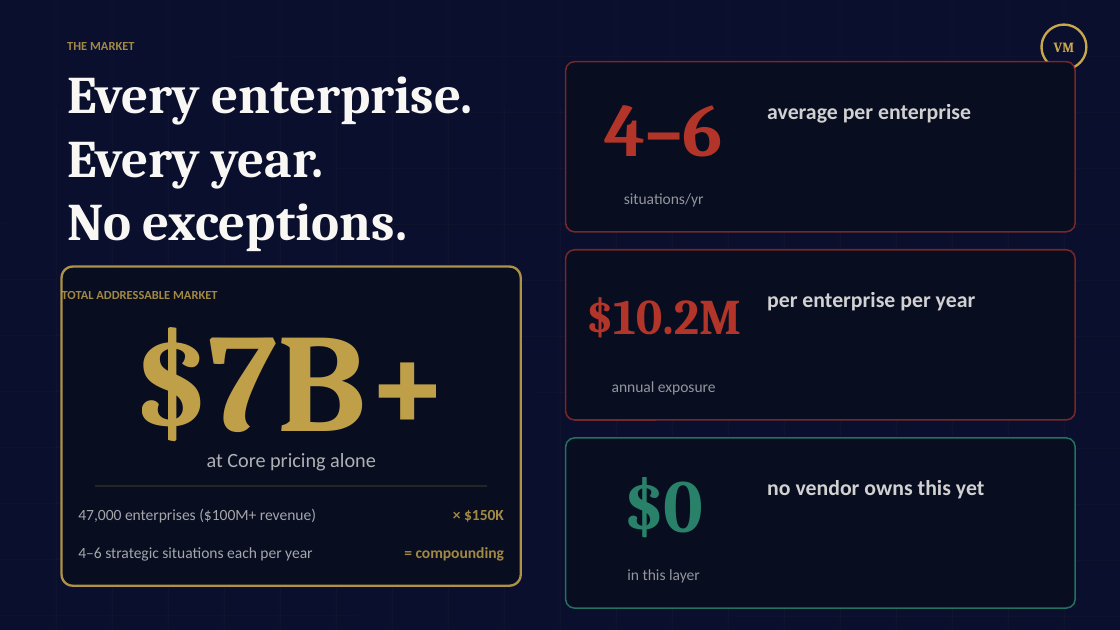
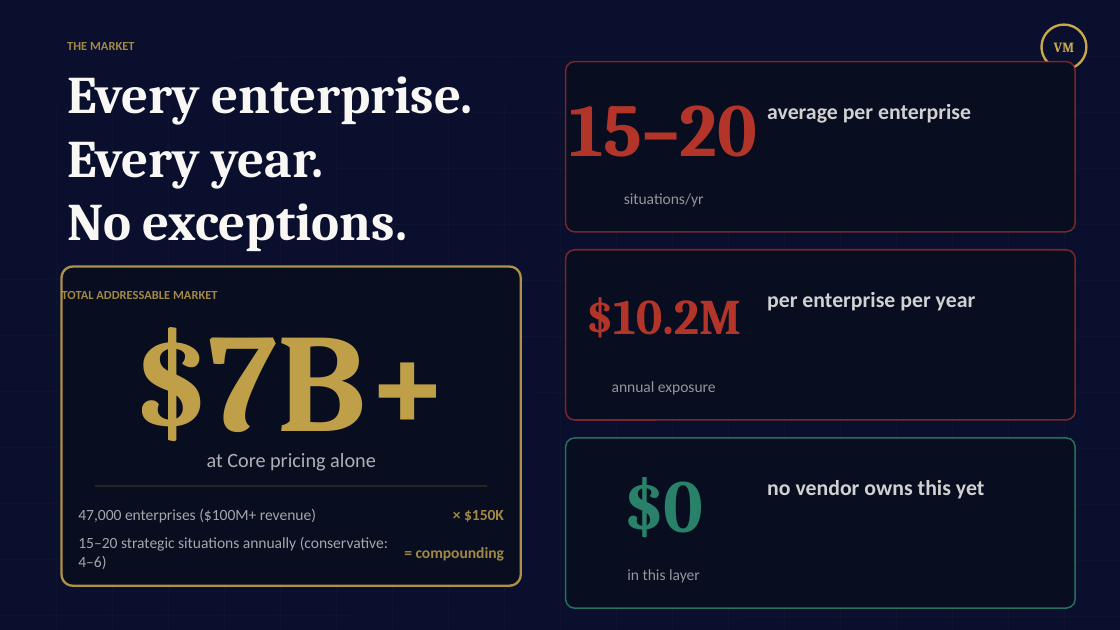
Before and after one commit to mbrunke18/CodePlatform1, a slide deck: slide 3 of attached_assets/readiness_os_vc_pitch_v2.pptx. Drawn at 1120x630 pixels with LibreOffice and Linux fonts; fonts in the diff are those of the drawing. Boxes give left, top, right and bottom in pixels: in the first picture for what was removed or moved away, otherwise in the second. Text is boxed around its words. In the diff, an @@ line names an element or a change of style, - is before the commit and + after.

```diff
--- a/attached_assets/readiness_os_vc_pitch_v2.pptx
+++ b/attached_assets/readiness_os_vc_pitch_v2.pptx
@@ text at (x1=570, y1=105, x2=758, y2=157): text changed @@
-4–6
+15–20
@@ text at (x1=78, y1=537, x2=388, y2=569): text changed @@
-4–6 strategic situations each per year
+15–20 strategic situations annually (conservative: 4–6)
```
Also in this commit, not shown: 1 other slide changed, 2 other files.
